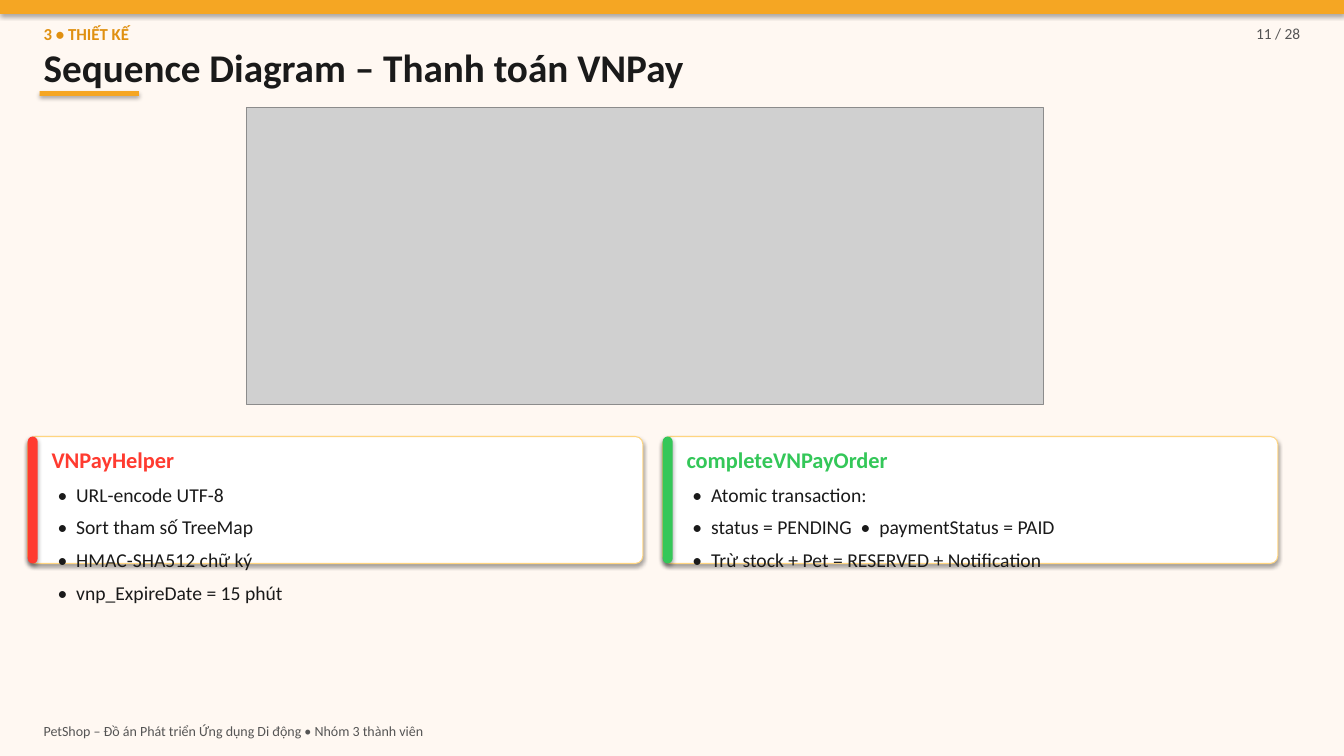
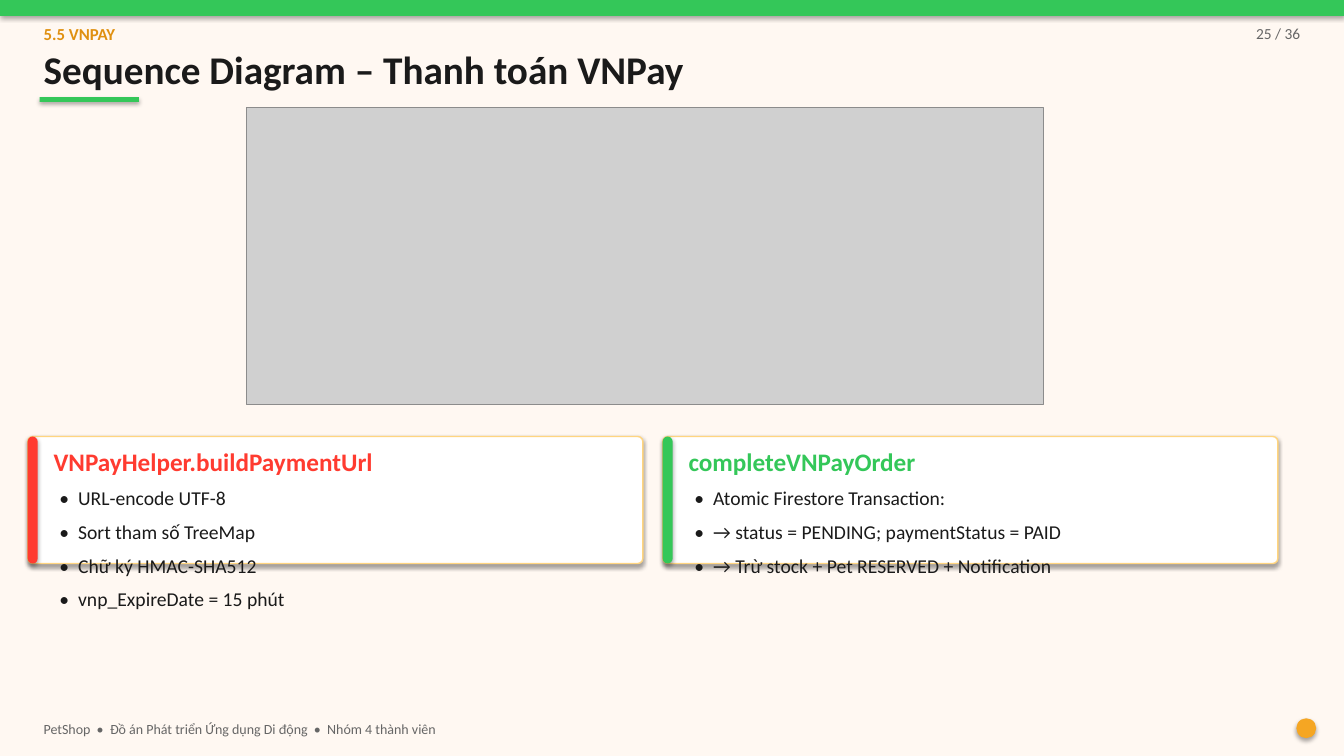
Before and after one commit to DaoTrucMai/Pet-Shop, a slide deck: slide 25 of docs/BAO_CAO_SLIDES.pptx (slide 11 before the commit). Drawn at 1344x756 pixels with LibreOffice and Linux fonts; fonts in the diff are those of the drawing; grey boxes stand for pictures. Boxes give left, top, right and bottom in pixels: in the first picture for what was removed or moved away, otherwise in the second. Text is boxed around its words. In the diff, an @@ line names an element or a change of style, - is before the commit and + after.

```diff
--- a/docs/BAO_CAO_SLIDES.pptx
+++ b/docs/BAO_CAO_SLIDES.pptx
@@ rectangle at (x1=0, y1=0, x2=1344, y2=16): fill #F5A623 to #34C759 @@
@@ text at (x1=44, y1=29, x2=115, y2=40): text changed @@
-3 • THIẾT KẾ
+5.5 VNPAY
@@ text at (x1=1256, y1=28, x2=1301, y2=39): text changed; text colour #555555 to #666666 @@
-11 / 28
+25 / 36
@@ rectangle at (x1=39, y1=97, x2=138, y2=102): fill #F5A623 to #34C759 @@
@@ rectangle moved from (x1=39, y1=92, x2=138, y2=97) to (x1=39, y1=97, x2=138, y2=102) @@
@@ rounded rectangle at (x1=28, y1=437, x2=643, y2=564): outline #FFD580 0.75 pt to #FFD580 1 pt; proportions changed @@
@@ rounded rectangle at (x1=662, y1=437, x2=1277, y2=564): outline #FFD580 0.75 pt to #FFD580 1 pt; proportions changed @@
@@ text "completeVNPayOrder" at (x1=689, y1=453, x2=916, y2=475): size 16 to 18 pt @@
@@ text at (x1=54, y1=453, x2=373, y2=475): text changed; size 16 to 18 pt @@
-VNPayHelper
+VNPayHelper.buildPaymentUrl
@@ text at (x1=78, y1=491, x2=284, y2=609): line spacing 1.15 to 1.2 @@
@@ text at (x1=713, y1=491, x2=1061, y2=573): text changed @@
-• Atomic transaction:
-• status = PENDING • paymentStatus = PAID
-• Trừ stock + Pet = RESERVED + Notification
+• Atomic Firestore Transaction:
+• → status = PENDING; paymentStatus = PAID
+• → Trừ stock + Pet RESERVED + Notification
@@ text at (x1=78, y1=559, x2=256, y2=576): text changed @@
-• HMAC-SHA512 chữ ký
+• Chữ ký HMAC-SHA512
@@ ellipse added at (x1=1297, y1=719, x2=1317, y2=739), fill #F5A623 @@
@@ text at (x1=44, y1=722, x2=436, y2=737): text changed; text colour #555555 to #666666 @@
-PetShop – Đồ án Phát triển Ứng dụng Di động • Nhóm 3 thành viên
+PetShop • Đồ án Phát triển Ứng dụng Di động • Nhóm 4 thành viên
```
Also in this commit, not shown: 17 other slides changed, 19 slides added, 10 slides removed, 26 other files.
